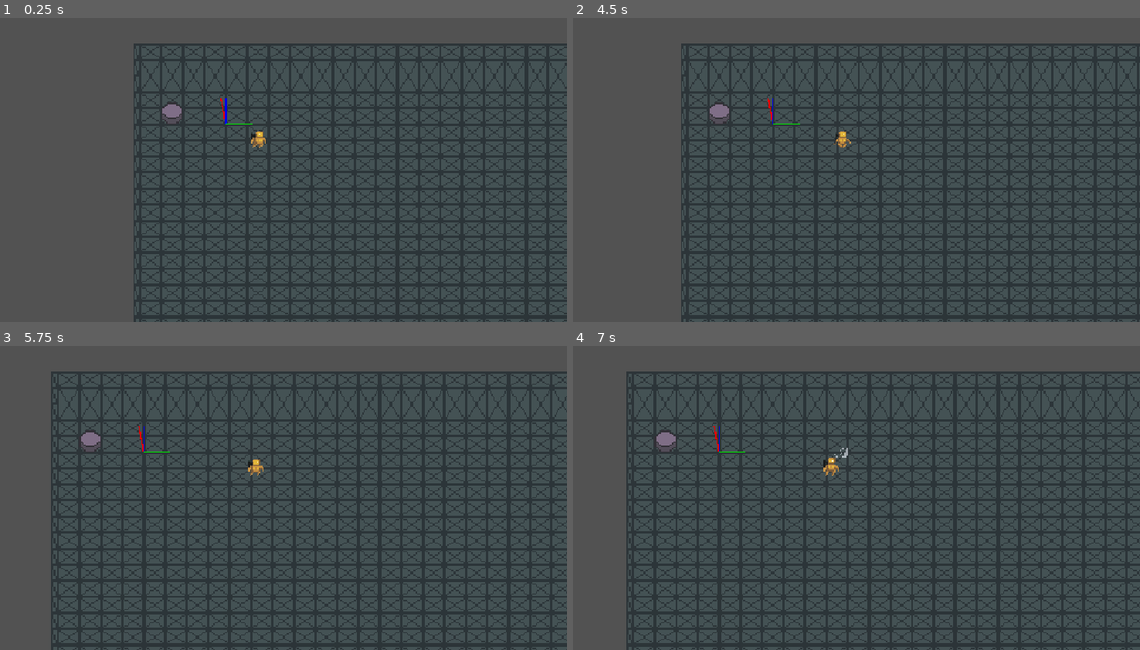
Above: before the commit, frames 1-4 (two rows, left to right).
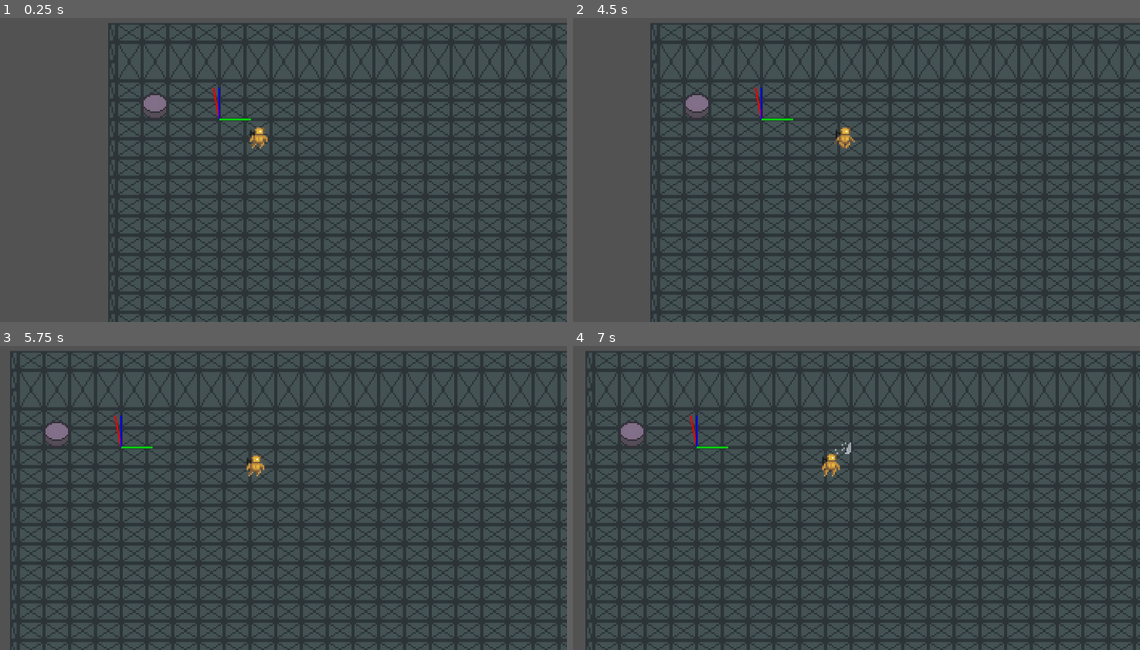
Above: after the commit, the same moments.

Repository: appellatebaton0/gmtk-2026
Game: Godot game, scene res://Scenes/Main.tscn
The game is run twice, just before and just after one commit, with the same random seed, the same clock (stepped at 60 frames per second) and the same inputs.
Inputs:
- Up to frame 1 (0.25 s): no input
- Up to frame 2 (4.5 s): tap Enter at 0.5 s; hold L (AtkRight) 0.53-1.28 s; tap Q (Dash) every 0.75 s from 0.6 to 4.35 s; hold K (AtkDown) 1.28-2.03 s; hold L (AtkRight) 2.03-2.78 s; hold I (AtkUp) 2.78-3.53 s; hold J (AtkLeft) from 3.53 s (still down)
- Up to frame 3 (5.75 s): release J (AtkLeft) at 5.03 s; hold K (AtkDown) from 5.03 s (still down); tap Q (Dash) at 5.1 s
- Up to frame 4 (7 s): release K (AtkDown) at 5.78 s; hold L (AtkRight) 5.78-6.53 s; tap Q (Dash) at 5.85, 6.6 s; hold I (AtkUp) from 6.53 s (still down)

The runs differ from the first frame. In frame 1, 34% of the frame differs, in the area x 19-100%, y 1-100%; in frame 2, 36%; in frame 3, 41%; in frame 4, 42%, in the area x 2-100%, y 1-100%.

Commit message:
h4.3 - Fonts & InputRecording Resource
Added a bunch of fonts to use, and a resource type for recording input for the time loop.

Diff:
--- a/Scenes/Main.tscn
+++ b/Scenes/Main.tscn
@@ -5,6 +5,8 @@
 [ext_resource type="PackedScene" uid="uid://bk3rtxa1ypj1p" path="res://Scenes/Player.tscn" id="2_kln2b"]
 [ext_resource type="Environment" uid="uid://bolc6k8s8npy5" path="res://Assets/Resources/Environment.tres" id="4_rgh2o"]
 [ext_resource type="PackedScene" uid="uid://dwbp825t03lay" path="res://Scenes/Puck.tscn" id="5_pbw6q"]
+[ext_resource type="FontFile" uid="uid://du4u6i1j13tpb" path="res://Assets/Fonts/pixeloid.sans-bold.ttf" id="6_jw32o"]
+[ext_resource type="FontFile" uid="uid://c0nx7ybhwptxh" path="res://Assets/Fonts/upheaval-tt-brk.upheaval-tt-brk.ttf" id="7_50glp"]
 
 [sub_resource type="GDScript" id="GDScript_dhcmq"]
 script/source = "@tool
@@ -29,6 +31,14 @@
 
 	draw_line(Vector2.ZERO, c * 20, Color.GREEN, 1.0)
 "
+
+[sub_resource type="StyleBoxFlat" id="StyleBoxFlat_ncx8q"]
+bg_color = Color(0.827451, 0.5921569, 0.25490198, 1)
+border_width_left = 2
+border_width_top = 2
+border_width_right = 2
+border_width_bottom = 2
+border_color = Color(0.52156866, 0.37254903, 0.22352941, 1)
 
 [node name="Main" type="Node" unique_id=1246740861]
 
@@ -42,7 +52,6 @@
 
 [node name="Camera2D" type="Camera2D" parent="." unique_id=554506989]
 position = Vector2(24, 18)
-zoom = Vector2(2.5, 2.5)
 script = ExtResource("2_idj7w")
 
 [node name="WorldEnvironment" type="WorldEnvironment" parent="." unique_id=1072975527]
@@ -62,3 +71,243 @@
 
 [node name="B" type="Node2D" parent="TestingGround" unique_id=1196630460]
 position = Vector2(0, -9)
+
+[node name="UI" type="CanvasLayer" parent="." unique_id=919689236]
+
+[node name="MainMenu" type="PanelContainer" parent="UI" unique_id=76632732]
+visible = false
+anchors_preset = 15
+anchor_right = 1.0
+anchor_bottom = 1.0
+grow_horizontal = 2
+grow_vertical = 2
+theme_override_styles/panel = SubResource("StyleBoxFlat_ncx8q")
+
+[node name="MarginContainer" type="MarginContainer" parent="UI/MainMenu" unique_id=2025983427]
+layout_mode = 2
+theme_override_constants/margin_left = 15
+theme_override_constants/margin_top = 30
+theme_override_constants/margin_right = 15
+theme_override_constants/margin_bottom = 30
+
+[node name="VBoxContainer" type="VBoxContainer" parent="UI/MainMenu/MarginContainer" unique_id=2006938387]
+layout_mode = 2
+theme_override_constants/separation = 0
+
+[node name="VBoxContainer" type="VBoxContainer" parent="UI/MainMenu/MarginContainer/VBoxContainer" unique_id=982551830]
+layout_mode = 2
+
+[node name="Title" type="Label" parent="UI/MainMenu/MarginContainer/VBoxContainer/VBoxContainer" unique_id=871030808]
+layout_mode = 2
+theme_override_fonts/font = ExtResource("6_jw32o")
+theme_override_font_sizes/font_size = 18
+text = "[Game Name]"
+
+[node name="Control" type="Control" parent="UI/MainMenu/MarginContainer/VBoxContainer" unique_id=1575530002]
+layout_mode = 2
+size_flags_vertical = 3
+
+[node name="VBoxContainer2" type="VBoxContainer" parent="UI/MainMenu/MarginContainer/VBoxContainer" unique_id=1002787708]
+layout_mode = 2
+
+[node name="Button" type="Button" parent="UI/MainMenu/MarginContainer/VBoxContainer/VBoxContainer2" unique_id=22500603]
+custom_minimum_size = Vector2(100, 24)
+layout_mode = 2
+size_flags_horizontal = 0
+theme_override_fonts/font = ExtResource("7_50glp")
+theme_override_font_sizes/font_size = 20
+text = "PLAY"
+
+[node name="Button2" type="Button" parent="UI/MainMenu/MarginContainer/VBoxContainer/VBoxContainer2" unique_id=399379253]
+custom_minimum_size = Vector2(100, 24)
+layout_mode = 2
+size_flags_horizontal = 0
+theme_override_fonts/font = ExtResource("7_50glp")
+theme_override_font_sizes/font_size = 20
+text = "OPTIONS"
+
+[node name="Button3" type="Button" parent="UI/MainMenu/MarginContainer/VBoxContainer/VBoxContainer2" unique_id=516951091]
+custom_minimum_size = Vector2(100, 24)
+layout_mode = 2
+size_flags_horizontal = 0
+theme_override_fonts/font = ExtResource("7_50glp")
+theme_override_font_sizes/font_size = 20
+text = "QUIT"
+
+[node name="Control2" type="Control" parent="UI/MainMenu/MarginContainer/VBoxContainer" unique_id=1909590278]
+layout_mode = 2
+size_flags_vertical = 3
+
+[node name="BodySelector" type="ColorRect" parent="UI" unique_id=1790709040]
+visible = false
+anchors_preset = 15
+anchor_right = 1.0
+anchor_bottom = 1.0
+grow_horizontal = 2
+grow_vertical = 2
+color = Color(0, 0, 0, 0.37254903)
+
+[node name="HBoxContainer" type="HBoxContainer" parent="UI/BodySelector" unique_id=1264875982]
+layout_mode = 1
+anchors_preset = 15
+anchor_right = 1.0
+anchor_bottom = 1.0
+grow_horizontal = 2
+grow_vertical = 2
+theme_override_constants/separation = 11
+alignment = 1
+
+[node name="PanelContainer" type="PanelContainer" parent="UI/BodySelector/HBoxContainer" unique_id=656660276]
+custom_minimum_size = Vector2(64, 90)
+layout_mode = 2
+size_flags_horizontal = 4
+size_flags_vertical = 4
+
+[node name="MarginContainer" type="MarginContainer" parent="UI/BodySelector/HBoxContainer/PanelContainer" unique_id=197947413]
+layout_mode = 2
+theme_override_constants/margin_left = 5
+theme_override_constants/margin_top = 5
+theme_override_constants/margin_right = 5
+theme_override_constants/margin_bottom = 5
+
+[node name="VBoxContainer" type="VBoxContainer" parent="UI/BodySelector/HBoxContainer/PanelContainer/MarginContainer" unique_id=1239850972]
+layout_mode = 2
+
+[node name="Label" type="Label" parent="UI/BodySelector/HBoxContainer/PanelContainer/MarginContainer/VBoxContainer" unique_id=25417216]
+layout_mode = 2
+size_flags_vertical = 3
+theme_override_fonts/font = ExtResource("7_50glp")
+theme_override_font_sizes/font_size = 15
+text = "BODY 1"
+horizontal_alignment = 1
+
+[node name="Button" type="Button" parent="UI/BodySelector/HBoxContainer/PanelContainer/MarginContainer/VBoxContainer" unique_id=1690568398]
+custom_minimum_size = Vector2(0, 20)
+layout_mode = 2
+theme_override_fonts/font = ExtResource("7_50glp")
+theme_override_font_sizes/font_size = 11
+text = "ATTEMPT"
+
+[node name="PanelContainer2" type="PanelContainer" parent="UI/BodySelector/HBoxContainer" unique_id=1552678311]
+custom_minimum_size = Vector2(64, 90)
+layout_mode = 2
+size_flags_horizontal = 4
+size_flags_vertical = 4
+
+[node name="MarginContainer" type="MarginContainer" parent="UI/BodySelector/HBoxContainer/PanelContainer2" unique_id=1285869849]
+layout_mode = 2
+theme_override_constants/margin_left = 5
+theme_override_constants/margin_top = 5
+theme_override_constants/margin_right = 5
+theme_override_constants/margin_bottom = 5
+
+[node name="VBoxContainer" type="VBoxContainer" parent="UI/BodySelector/HBoxContainer/PanelContainer2/MarginContainer" unique_id=1056455113]
+layout_mode = 2
+
+[node name="Label" type="Label" parent="UI/BodySelector/HBoxContainer/PanelContainer2/MarginContainer/VBoxContainer" unique_id=2039821993]
+layout_mode = 2
+size_flags_vertical = 3
+theme_override_fonts/font = ExtResource("7_50glp")
+theme_override_font_sizes/font_size = 15
+text = "BODY 1"
+horizontal_alignment = 1
+
+[node name="Button" type="Button" parent="UI/BodySelector/HBoxContainer/PanelContainer2/MarginContainer/VBoxContainer" unique_id=1853521455]
+custom_minimum_size = Vector2(0, 20)
+layout_mode = 2
+theme_override_fonts/font = ExtResource("7_50glp")
+theme_override_font_sizes/font_size = 11
+text = "ATTEMPT"
+
+[node name="PanelContainer3" type="PanelContainer" parent="UI/BodySelector/HBoxContainer" unique_id=1095651043]
+custom_minimum_size = Vector2(64, 90)
+layout_mode = 2
+size_flags_horizontal = 4
+size_flags_vertical = 4
+
+[node name="MarginContainer" type="MarginContainer" parent="UI/BodySelector/HBoxContainer/PanelContainer3" unique_id=1305929386]
+layout_mode = 2
+theme_override_constants/margin_left = 5
+theme_override_constants/margin_top = 5
+theme_override_constants/margin_right = 5
+theme_override_constants/margin_bottom = 5
+
+[node name="VBoxContainer" type="VBoxContainer" parent="UI/BodySelector/HBoxContainer/PanelContainer3/MarginContainer" unique_id=1443987613]
+layout_mode = 2
+
+[node name="Label" type="Label" parent="UI/BodySelector/HBoxContainer/PanelContainer3/MarginContainer/VBoxContainer" unique_id=1889147135]
+layout_mode = 2
+size_flags_vertical = 3
+theme_override_fonts/font = ExtResource("7_50glp")
+theme_override_font_sizes/font_size = 15
+text = "BODY 1"
+horizontal_alignment = 1
+
+[node name="Button" type="Button" parent="UI/BodySelector/HBoxContainer/PanelContainer3/MarginContainer/VBoxContainer" unique_id=514672395]
+custom_minimum_size = Vector2(0, 20)
+layout_mode = 2
+theme_override_fonts/font = ExtResource("7_50glp")
+theme_override_font_sizes/font_size = 11
+text = "ATTEMPT"
+
+[node name="PanelContainer4" type="PanelContainer" parent="UI/BodySelector/HBoxContainer" unique_id=851080690]
+custom_minimum_size = Vector2(64, 90)
+layout_mode = 2
+size_flags_horizontal = 4
+size_flags_vertical = 4
+
+[node name="MarginContainer" type="MarginContainer" parent="UI/BodySelector/HBoxContainer/PanelContainer4" unique_id=769689952]
+layout_mode = 2
+theme_override_constants/margin_left = 5
+theme_override_constants/margin_top = 5
+theme_override_constants/margin_right = 5
+theme_override_constants/margin_bottom = 5
+
+[node name="VBoxContainer" type="VBoxContainer" parent="UI/BodySelector/HBoxContainer/PanelContainer4/MarginContainer" unique_id=1292001831]
+layout_mode = 2
+
+[node name="Label" type="Label" parent="UI/BodySelector/HBoxContainer/PanelContainer4/MarginContainer/VBoxContainer" unique_id=1556829493]
+layout_mode = 2
+size_flags_vertical = 3
+theme_override_fonts/font = ExtResource("7_50glp")
+theme_override_font_sizes/font_size = 15
+text = "BODY 1"
+horizontal_alignment = 1
+
+[node name="Button" type="Button" parent="UI/BodySelector/HBoxContainer/PanelContainer4/MarginContainer/VBoxContainer" unique_id=1670957384]
+custom_minimum_size = Vector2(0, 20)
+layout_mode = 2
+theme_override_fonts/font = ExtResource("7_50glp")
+theme_override_font_sizes/font_size = 11
+text = "ATTEMPT"
+
+[node name="PanelContainer5" type="PanelContainer" parent="UI/BodySelector/HBoxContainer" unique_id=325519955]
+custom_minimum_size = Vector2(64, 90)
+layout_mode = 2
+size_flags_horizontal = 4
+size_flags_vertical = 4
+
+[node name="MarginContainer" type="MarginContainer" parent="UI/BodySelector/HBoxContainer/PanelContainer5" unique_id=585270570]
+layout_mode = 2
+theme_override_constants/margin_left = 5
+theme_override_constants/margin_top = 5
+theme_override_constants/margin_right = 5
+theme_override_constants/margin_bottom = 5
+
+[node name="VBoxContainer" type="VBoxContainer" parent="UI/BodySelector/HBoxContainer/PanelContainer5/MarginContainer" unique_id=573150593]
+layout_mode = 2
+
+[node name="Label" type="Label" parent="UI/BodySelector/HBoxContainer/PanelContainer5/MarginContainer/VBoxContainer" unique_id=1181680338]
+layout_mode = 2
+size_flags_vertical = 3
+theme_override_fonts/font = ExtResource("7_50glp")
+theme_override_font_sizes/font_size = 15
+text = "BODY 1"
+horizontal_alignment = 1
+
+[node name="Button" type="Button" parent="UI/BodySelector/HBoxContainer/PanelContainer5/MarginContainer/VBoxContainer" unique_id=478110502]
+custom_minimum_size = Vector2(0, 20)
+layout_mode = 2
+theme_override_fonts/font = ExtResource("7_50glp")
+theme_override_font_sizes/font_size = 11
+text = "ATTEMPT"
--- a/Scenes/Puck.tscn
+++ b/Scenes/Puck.tscn
@@ -8,7 +8,7 @@
 
 [node name="Puck" type="CharacterBody2D" unique_id=686180773]
 collision_layer = 4
-collision_mask = 11
+collision_mask = 9
 script = ExtResource("1_kf2af")
 
 [node name="CollisionShape2D" type="CollisionShape2D" parent="." unique_id=813560207]
--- /dev/null
+++ b/Scripts/InputRecording.gd
@@ -0,0 +1,64 @@
+class_name InputRecording extends Resource
+## A recording of inputs the player gives, for later playback.
+
+## Stores the inputs recorded as time:input (multiple inputs delimited by ,)
+@export var input_record:Dictionary[float, String]
+## The allowed-to-be-recorded inputs.
+@export var valid_inputs:Array[String]
+var recording_timer := 0.0
+
+## -- Recording -- ##
+
+## Resets all the variables in prep for recording.
+func begin_recording() -> void:
+	input_record.clear()
+	recording_timer = 0.
+
+## Records inputs. Meant to be ran in _process by its owner.
+func listen(delta:float) -> void:
+
+	var should_record := false ## Stays false if none pressed, and doesn't log anything.
+	var record := ""
+
+	for input in valid_inputs:
+		if Input.is_action_just_pressed(input):
+
+			if record != "": record += "," ## Not the first input, needs a delimiter.
+
+			record += input ## Mark this input for recording
+
+			should_record = true
+
+	# Got something to record? THEN DO IT.
+	if should_record:
+		input_record[recording_timer] = record
+
+
+	recording_timer += delta
+
+## -- Playback -- ##
+
+## Stores any inputs that haven't been played, to stop them
+## from being played again this go-around.
+var waiting_inputs:Dictionary[float,String]
+
+## Resets all the variables in prep for playback.
+func begin_playback() -> void:
+	waiting_inputs = input_record.duplicate()
+	recording_timer = 0.0
+
+## Responds with all the inputs to play in a frame, as an array.
+func playback(delta:float) -> PackedStringArray:
+
+	if waiting_inputs.size() == 0: return PackedStringArray([])
+
+	var response := PackedStringArray([])
+
+	for input:float in waiting_inputs:
+		## If this input should be played this frame, add it to the response.
+		if recording_timer >= input:
+			response += waiting_inputs[input].split(",")
+
+	recording_timer += delta
+
+	return response
--- a/project.godot
+++ b/project.godot
@@ -17,6 +17,8 @@
 
 [display]
 
+window/size/viewport_width=384
+window/size/viewport_height=216
 window/stretch/mode="canvas_items"
 window/stretch/aspect="expand"
 
Binary file added: Assets/Fonts/origami-mommy.regular.ttf
Not shown, added: Assets/Fonts/origami-mommy.regular.ttf.import
Binary file added: Assets/Fonts/pixeloid.sans-bold.ttf
Not shown, added: Assets/Fonts/pixeloid.sans-bold.ttf.import
Binary file added: Assets/Fonts/pixeloid.sans.ttf
Not shown, added: Assets/Fonts/pixeloid.sans.ttf.import
Binary file added: Assets/Fonts/upheaval-tt-brk.upheaval-tt-brk.ttf
Not shown, added: Assets/Fonts/upheaval-tt-brk.upheaval-tt-brk.ttf.import
Not shown, added: Scripts/InputRecording.gd.uid
